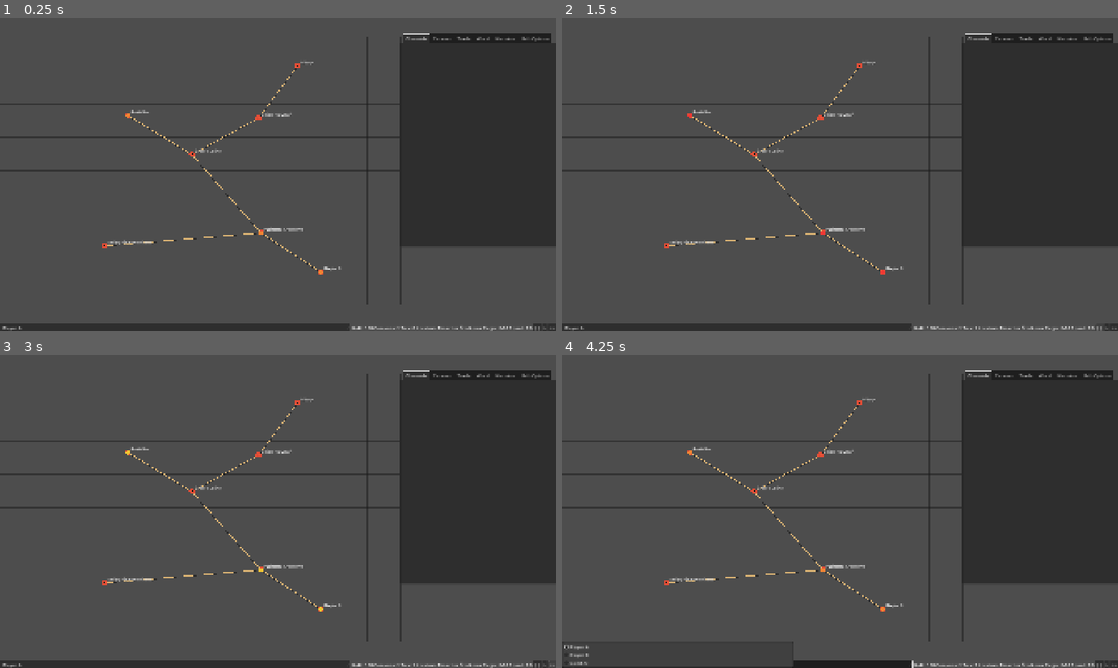
Above: before the commit, frames 1-4 (two rows, left to right).
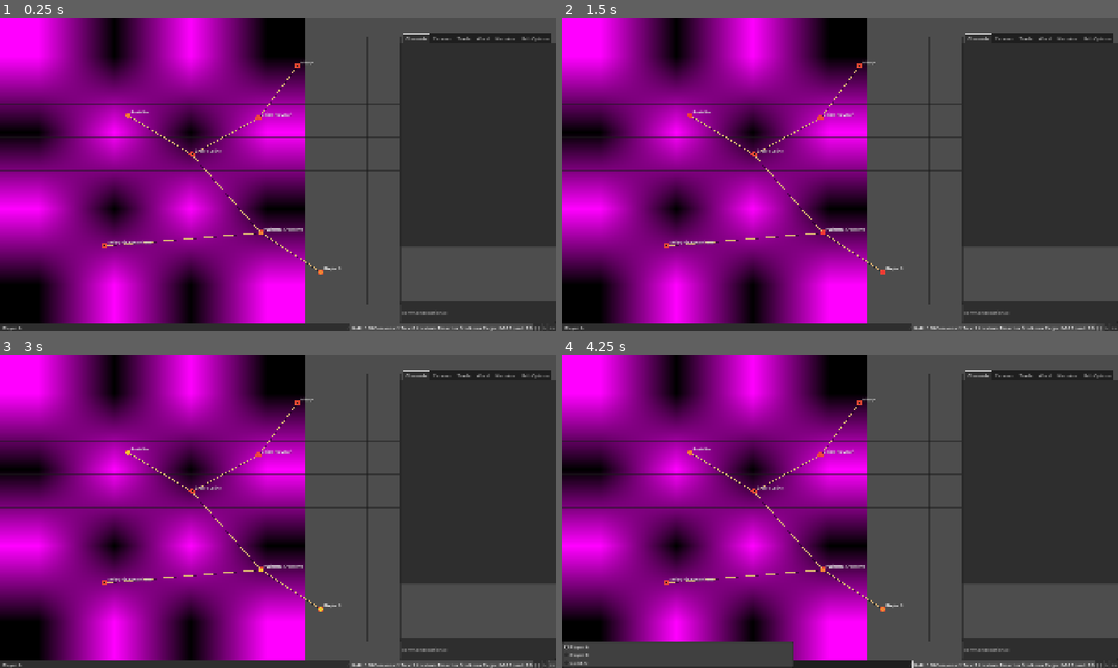
Above: after the commit, the same moments.

Repository: sepa79/CaravanWars
Game: Godot game, scene res://scenes/Game.tscn
Same seed, same stepped clock (60 frames per second), same inputs: the game is played once before the commit and once after it.
Inputs:
- Up to frame 1 (0.25 s): no input
- Up to frame 2 (1.5 s): click "Player A" at 0.5 s; click "||" at 1.25 s
- Up to frame 3 (3 s): click ">" at 2 s; click ">>" at 2.75 s
- Up to frame 4 (4.25 s): click "Player A" at 3.5 s

The runs differ from the first frame. In frame 1, 55% of the frame differs, in the area x 0-100%, y 0-98%; in frame 2, 55%; in frame 3, 55%; in frame 4, 53%.

Commit message:
fix: restore command panel and help tab layout

Diff:
--- /dev/null
+++ b/assets/bg/world_map.tres
@@ -0,0 +1,2 @@
+[gd_resource type="PlaceholderTexture2D" format=3]
+[resource]
--- a/scenes/Game.tscn
+++ b/scenes/Game.tscn
@@ -6,6 +6,7 @@
 [ext_resource type="PackedScene" path="res://scenes/panels/TradePanel.tscn" id="4"]
 [ext_resource type="Script" path="res://scripts/ui/Chronicle.gd" id="5"]
 [ext_resource type="Script" path="res://scripts/ui/WorldTab.gd" id="6"]
+[ext_resource type="Texture2D" path="res://assets/bg/world_map.tres" id="7"]
 
 [node name="Game" type="Node"]
 script = ExtResource("1")
@@ -35,8 +36,9 @@
 layout_mode = 0
 anchor_right = 1.0
 anchor_bottom = 1.0
-mouse_filter = 2
-stretch_mode = 4
+ mouse_filter = 2
+ texture = ExtResource("7")
+ stretch_mode = 4
 
 [node name="Right" type="Control" parent="UI"]
 anchors_preset = 0
@@ -128,6 +130,7 @@
 layout_mode = 2
 metadata/_tab_index = 3
 
+
 [node name="Narrator" type="Control" parent="UI/Right/Tabs"]
 visible = false
 layout_mode = 2
@@ -140,21 +143,35 @@
 bbcode_enabled = true
 scroll_following = true
 
-[node name="HelpOptions" type="Control" parent="UI/Right/Tabs"]
+[node name="HelpOptions" type="VBoxContainer" parent="UI/Right/Tabs"]
 visible = false
 layout_mode = 2
 metadata/_tab_index = 5
 
 [node name="Lang" type="OptionButton" parent="UI/Right/Tabs/HelpOptions"]
+layout_mode = 2
+size_flags_horizontal = 3
+
+[node name="HelpText" type="RichTextLabel" parent="UI/Right/Tabs/HelpOptions"]
+layout_mode = 2
+size_flags_vertical = 3
+bbcode_enabled = true
+
+[node name="Log" type="RichTextLabel" parent="UI/Right"]
 layout_mode = 0
+anchor_top = 0.75
+anchor_right = 1.0
+anchor_bottom = 0.93
+bbcode_enabled = true
+scroll_following = true
+
+[node name="Cmd" type="LineEdit" parent="UI/Right"]
+layout_mode = 0
+anchor_top = 0.93
 anchor_right = 1.0
 anchor_bottom = 1.0
-
-[node name="HelpText" type="RichTextLabel" parent="UI/Right/Tabs/HelpOptions"]
-layout_mode = 0
-anchor_right = 1.0
-anchor_bottom = 1.0
-bbcode_enabled = true
+placeholder_text = "command (optional)"
+caret_blink = true
 
 [node name="Tick" type="Timer" parent="."]
 autostart = true
--- a/scripts/Game.gd
+++ b/scripts/Game.gd
@@ -20,14 +20,16 @@
 
 @onready var lang_option: OptionButton = $UI/Right/Tabs/HelpOptions/Lang
 
-@onready var log_label: RichTextLabel = $UI/Right/Tabs/Narrator/Log
+@onready var log_label: RichTextLabel = $UI/Right/Log
+@onready var cmd_box: LineEdit = $UI/Right/Cmd
 @onready var tick_timer: Timer = $Tick
 
 var time_factor: float = 1.0
 
 func _ready() -> void:
-	# log
+	# log / komendy
 	Commander.connect("log", _on_log)
+	cmd_box.text_submitted.connect(_on_cmd)
 
 	# tick + mapa
 	tick_timer.timeout.connect(_on_tick)
@@ -149,5 +151,12 @@
 	_update_status()
 	map_node.queue_redraw()
 
+func _on_cmd(text: String) -> void:
+	var t := text.strip_edges()
+	if t == "":
+		return
+	cmd_box.text = ""
+	Commander.exec(t) # zakładam, że masz metodę exec w Commander
+
 func _on_log(msg: String) -> void:
 	log_label.append_text(msg + "\n")
Not shown: 1 places in scenes/Game.tscn that only renumber resources
